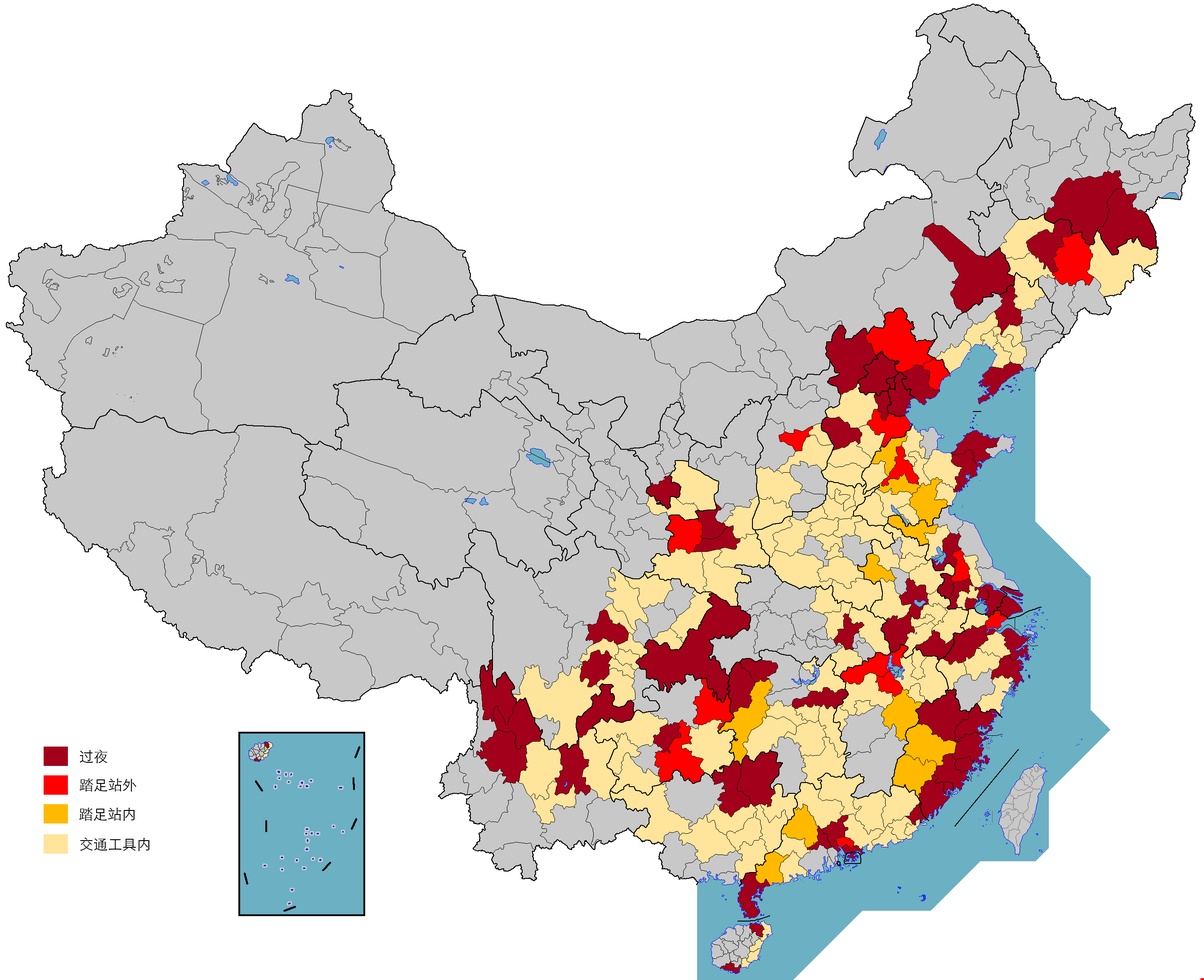
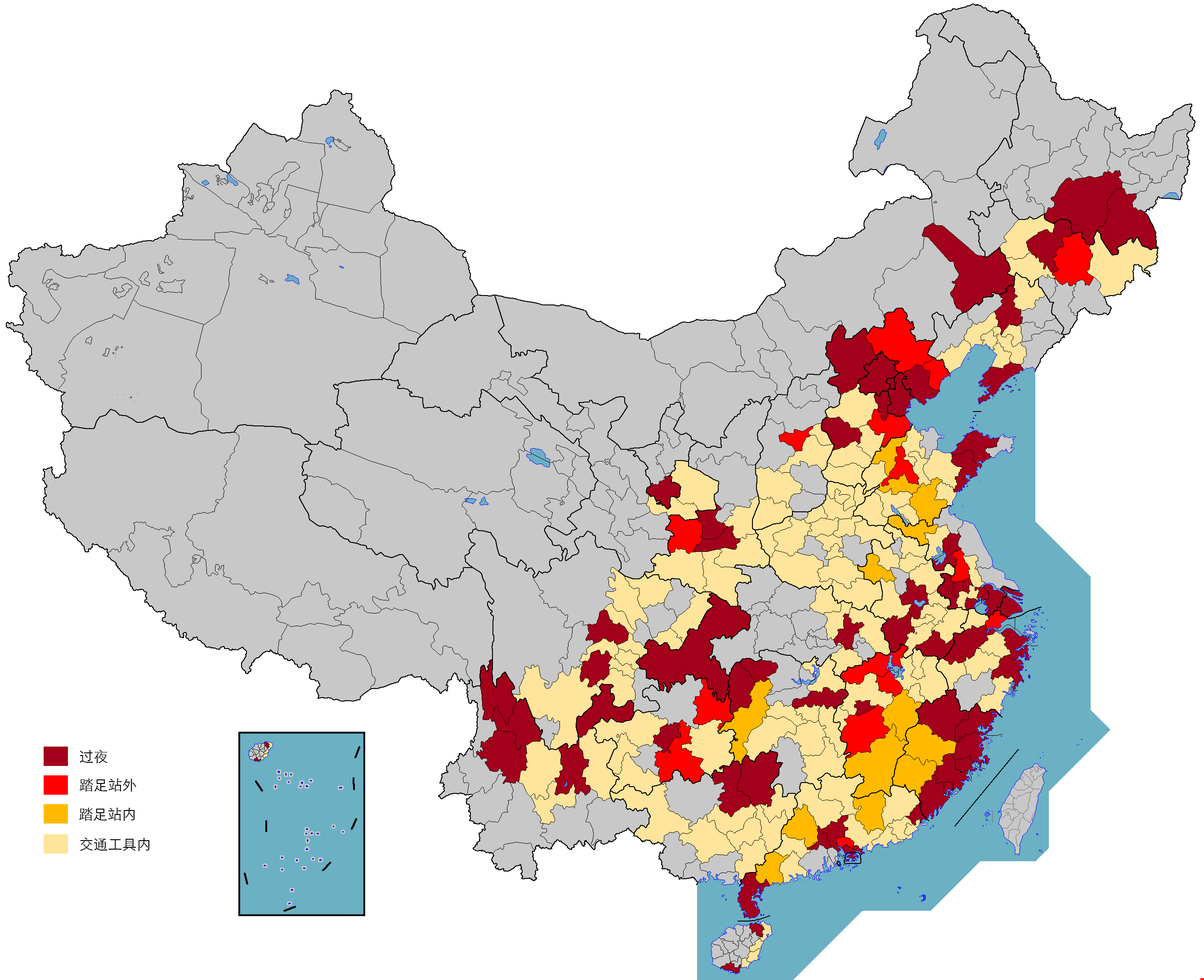
Revision of a layered 1204 x 980 image; what changed, layer by layer:
painted on "Background" over [left=840, top=700, right=908, bottom=835]
